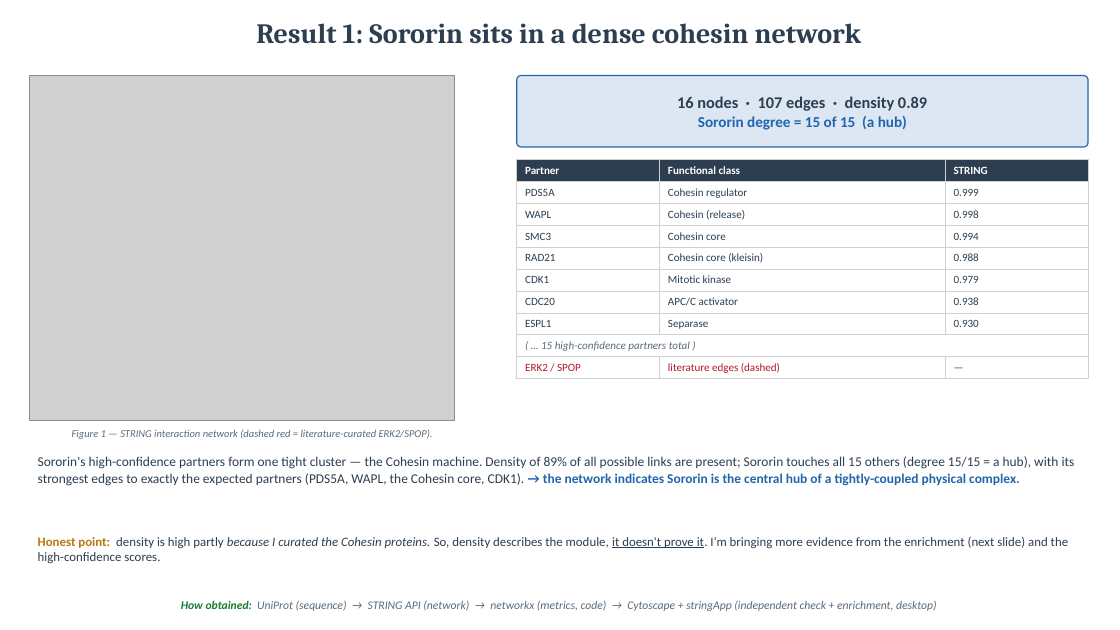
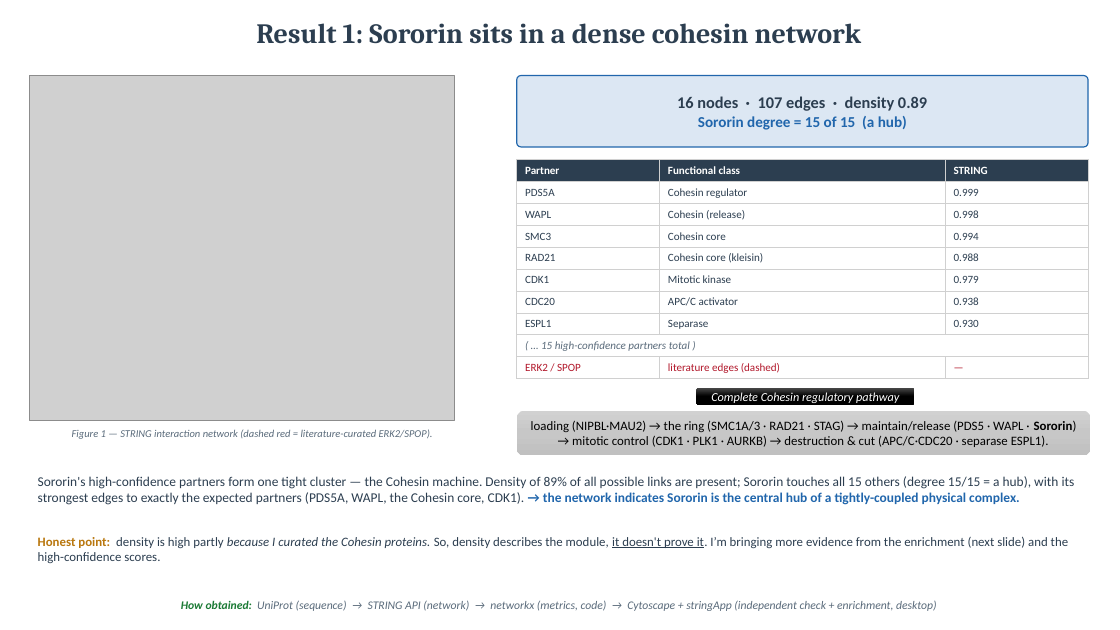
Before and after one commit to amirh0ss3in/Sororin_project, a slide deck: slide 5 of Sororin_mechanism_flowchart.pptx. Drawn at 1120x630 pixels with LibreOffice and Linux fonts; fonts in the diff are those of the drawing; grey boxes stand for pictures. Boxes give left, top, right and bottom in pixels: in the first picture for what was removed or moved away, otherwise in the second. Text is boxed around its words. In the diff, an @@ line names an element or a change of style, - is before the commit and + after.

Commit message:
PPT

```diff
--- a/Sororin_mechanism_flowchart.pptx
+++ b/Sororin_mechanism_flowchart.pptx
@@ rounded rectangle added at bbox=[697, 388, 914, 405], fill gradient #4B4B4B to #000000, 10.5 pt, text #FFFFFF, italic @@
+Complete Cohesin regulatory pathway
@@ rounded rectangle added at bbox=[517, 411, 1091, 455], fill gradient #D2D2D2 to #C8C8C8 to #C0C0C0, 11 pt, text #000000 @@
+loading (NIPBL·MAU2) → the ring (SMC1A/3 · RAD21 · STAG) → maintain/release (PDS5 · WAPL · Sororin) → mitotic control (CDK1 · PLK1 · AURKB) → destruction & cut (APC/C·CDC20 · separase ESPL1).
@@ text "Sororin's high-confidence partners form one ...": place and size @@
-text "Sororin's high-confidence partners form one ..." at bbox=[38, 456, 1075, 486]
+text "Sororin's high-confidence partners form one ..." at bbox=[38, 476, 1075, 505]
```
